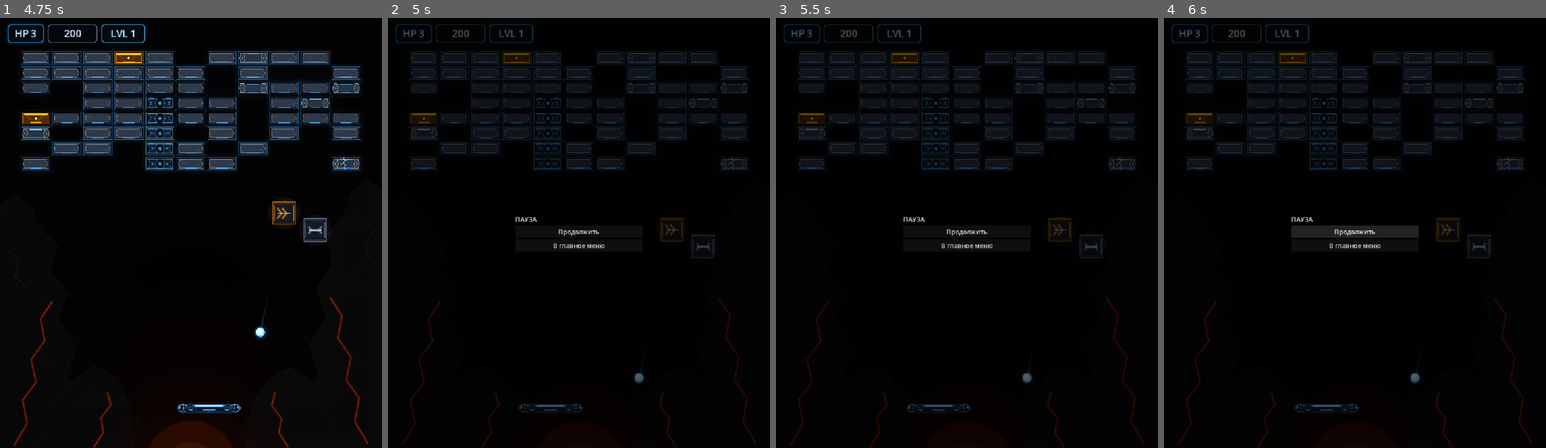
Above: before the commit, frames 1-4 (left to right).
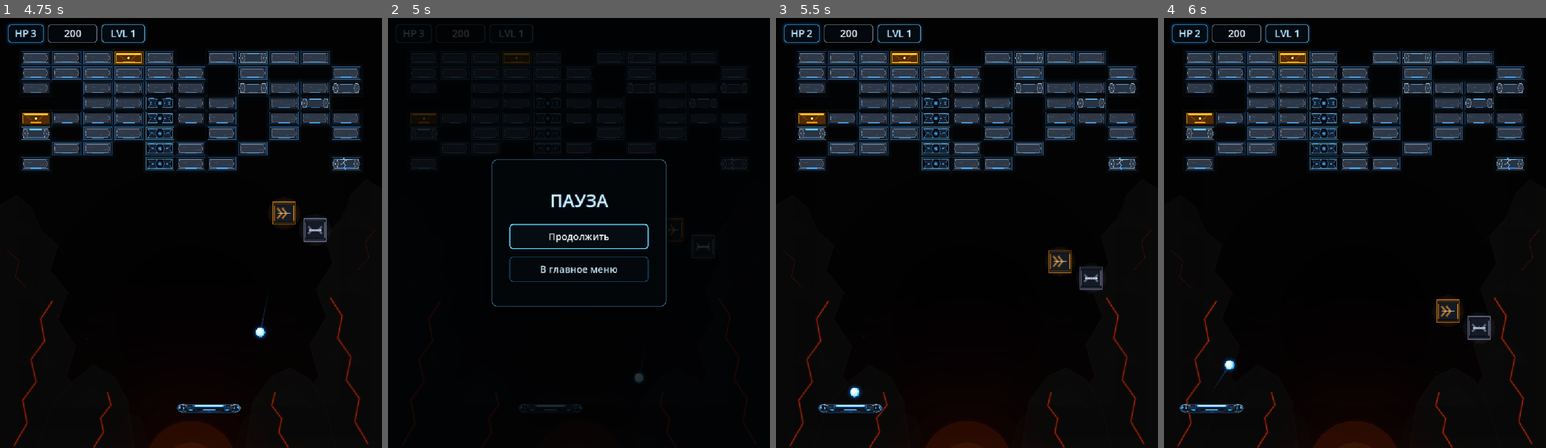
Above: after the commit, the same moments.

Repository: Ardarik421/arkanoid
Game: Godot game, scene res://scenes/main_menu.tscn
The game is run twice, just before and just after one commit, with the same random seed, the same clock (stepped at 60 frames per second) and the same inputs.
Inputs (mouse positions are in pixels of both pictures, inside the frame that each line leads up to):
- Up to frame 1 (4.75 s): click "НОВАЯ ИГРА" at 0.5 s; tap Enter at 1.25 s; move the mouse to (275, 211) at 1.27 s; hold D (move_right) 1.28-2.03 s; tap Space (launch_ball) every 0.75 s from 1.35 to 4.35 s; move the mouse to (114, 254) at 2.02 s; hold A (move_left) 2.03-2.78 s; move the mouse to (229, 138) at 2.77 s; hold D (move_right) 2.78-4.28 s; move the mouse to (171, 319) at 3.52 s; move the mouse to (305, 297) at 4.27 s; hold A (move_left) from 4.28 s (still down)
- Up to frame 2 (5 s): keep holding A (move_left); tap Escape (ui_cancel) at 4.9 s
- Up to frame 3 (5.5 s): keep holding A (move_left); move the mouse to (852, 168) at 5.02 s; tap Space (launch_ball) at 5.1 s
- Up to frame 4 (6 s): keep holding A (move_left); move the mouse to (1374, 233) at 5.77 s; tap Space (launch_ball) at 5.85 s

Frame 1 is identical in both runs. In frame 2, 2.7% of the frame differs, in the area x 2-95%, y 1-92%; in frame 3, 15%; in frame 4, 15%, in the area x 1-99%, y 1-100%.

Commit message:
Переработал меню паузы в стиле игры

Diff:
--- a/scenes/pause_menu.gd
+++ b/scenes/pause_menu.gd
@@ -1,17 +1,90 @@
 extends CanvasLayer
 
 @onready var pause_overlay = $PauseOverlay
+@onready var pause_menu = $PauseOverlay/PauseMenu
+@onready var pause_title = $PauseOverlay/PauseMenu/PauseTitle
 @onready var continue_button = $PauseOverlay/PauseMenu/ContinueButton
 @onready var main_menu_button = $PauseOverlay/PauseMenu/MainMenuButton
 
 const MAIN_MENU_SCENE: String = "res://scenes/main_menu.tscn"
 
+var pause_panel: Panel
+
 func _ready():
 	process_mode = Node.PROCESS_MODE_ALWAYS
+	_setup_pause_style()
 	hide_pause_menu()
 
 	continue_button.pressed.connect(resume_game)
 	main_menu_button.pressed.connect(return_to_main_menu)
+
+func _setup_pause_style():
+	pause_overlay.color = Color(0.005, 0.010, 0.016, 0.82)
+
+	pause_panel = Panel.new()
+	pause_panel.name = "PauseBackdrop"
+	pause_overlay.add_child(pause_panel)
+	pause_overlay.move_child(pause_panel, 0)
+	pause_panel.set_anchors_preset(Control.PRESET_CENTER)
+	pause_panel.offset_left = -220.0
+	pause_panel.offset_top = -185.0
+	pause_panel.offset_right = 220.0
+	pause_panel.offset_bottom = 185.0
+	pause_panel.mouse_filter = Control.MOUSE_FILTER_IGNORE
+	pause_panel.add_theme_stylebox_override("panel", _make_panel_style())
+
+	pause_menu.set_anchors_preset(Control.PRESET_CENTER)
+	pause_menu.offset_left = -175.0
+	pause_menu.offset_top = -120.0
+	pause_menu.offset_right = 175.0
+	pause_menu.offset_bottom = 120.0
+	pause_menu.custom_minimum_size = Vector2(350.0, 0.0)
+	pause_menu.add_theme_constant_override("separation", 18)
+
+	pause_title.custom_minimum_size = Vector2(0.0, 82.0)
+	pause_title.add_theme_font_size_override("font_size", 44)
+	pause_title.add_theme_color_override("font_color", Color(0.82, 0.94, 1.0, 1.0))
+	pause_title.add_theme_color_override("font_outline_color", Color(0.02, 0.16, 0.24, 1.0))
+	pause_title.add_theme_constant_override("outline_size", 6)
+	pause_title.horizontal_alignment = HORIZONTAL_ALIGNMENT_CENTER
+	pause_title.vertical_alignment = VERTICAL_ALIGNMENT_CENTER
+
+	_style_button(continue_button)
+	_style_button(main_menu_button)
+
+func _make_panel_style() -> StyleBoxFlat:
+	var style = StyleBoxFlat.new()
+	style.bg_color = Color(0.012, 0.026, 0.038, 0.97)
+	style.border_color = Color(0.26, 0.68, 0.92, 0.56)
+	style.set_border_width_all(2)
+	style.set_corner_radius_all(14)
+	style.shadow_color = Color(0.0, 0.0, 0.0, 0.72)
+	style.shadow_size = 18
+	return style
+
+func _style_button(button: Button):
+	button.custom_minimum_size = Vector2(0.0, 64.0)
+	button.add_theme_font_size_override("font_size", 24)
+	button.add_theme_color_override("font_color", Color(0.78, 0.90, 0.96, 1.0))
+	button.add_theme_color_override("font_hover_color", Color(0.96, 0.99, 1.0, 1.0))
+	button.add_theme_color_override("font_focus_color", Color(0.96, 0.99, 1.0, 1.0))
+	button.add_theme_color_override("font_pressed_color", Color(0.72, 0.90, 1.0, 1.0))
+	button.add_theme_stylebox_override("normal", _make_button_style(Color(0.20, 0.58, 0.78, 0.48), Color(0.016, 0.034, 0.048, 0.96), 2))
+	button.add_theme_stylebox_override("hover", _make_button_style(Color(0.30, 0.76, 1.0, 0.92), Color(0.022, 0.060, 0.084, 0.99), 2))
+	button.add_theme_stylebox_override("focus", _make_button_style(Color(0.38, 0.82, 1.0, 1.0), Color(0.020, 0.052, 0.074, 0.99), 3))
+	button.add_theme_stylebox_override("pressed", _make_button_style(Color(0.22, 0.66, 0.92, 1.0), Color(0.012, 0.030, 0.046, 1.0), 2))
+
+func _make_button_style(border: Color, background: Color, border_width: int) -> StyleBoxFlat:
+	var style = StyleBoxFlat.new()
+	style.bg_color = background
+	style.border_color = border
+	style.set_border_width_all(border_width)
+	style.set_corner_radius_all(9)
+	style.content_margin_left = 20.0
+	style.content_margin_right = 20.0
+	style.shadow_color = Color(0.0, 0.0, 0.0, 0.45)
+	style.shadow_size = 6
+	return style
 
 func _unhandled_input(event):
 	if not event.is_action_pressed("ui_cancel"):
@@ -40,6 +113,7 @@
 
 func show_pause_menu():
 	visible = true
+	continue_button.grab_focus()
 
 func hide_pause_menu():
 	visible = false
